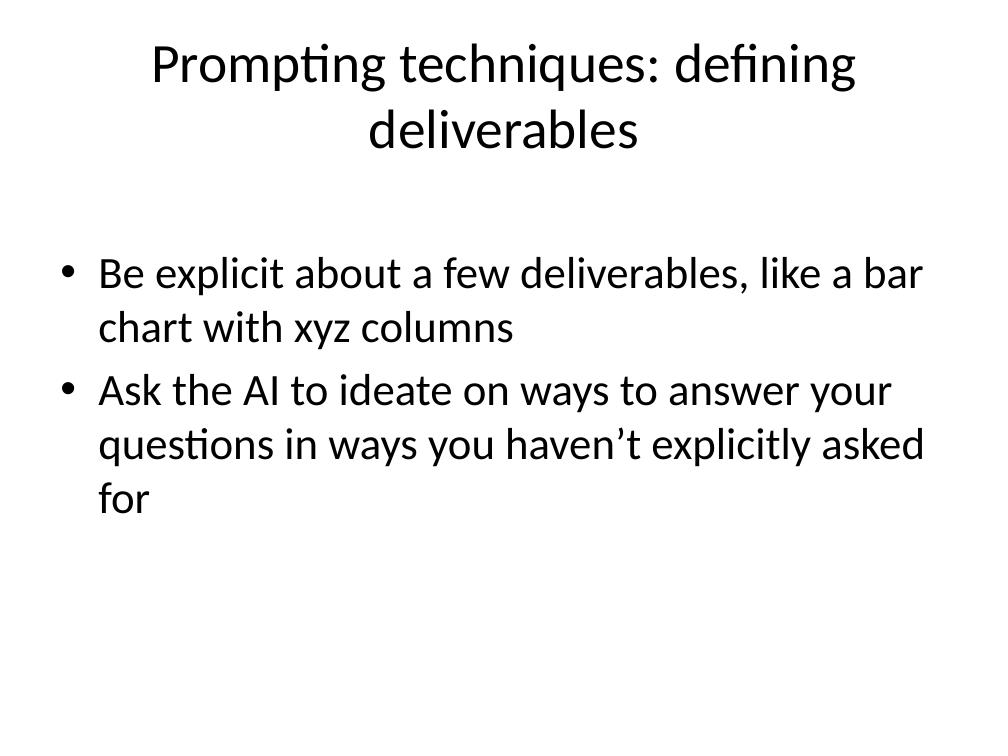
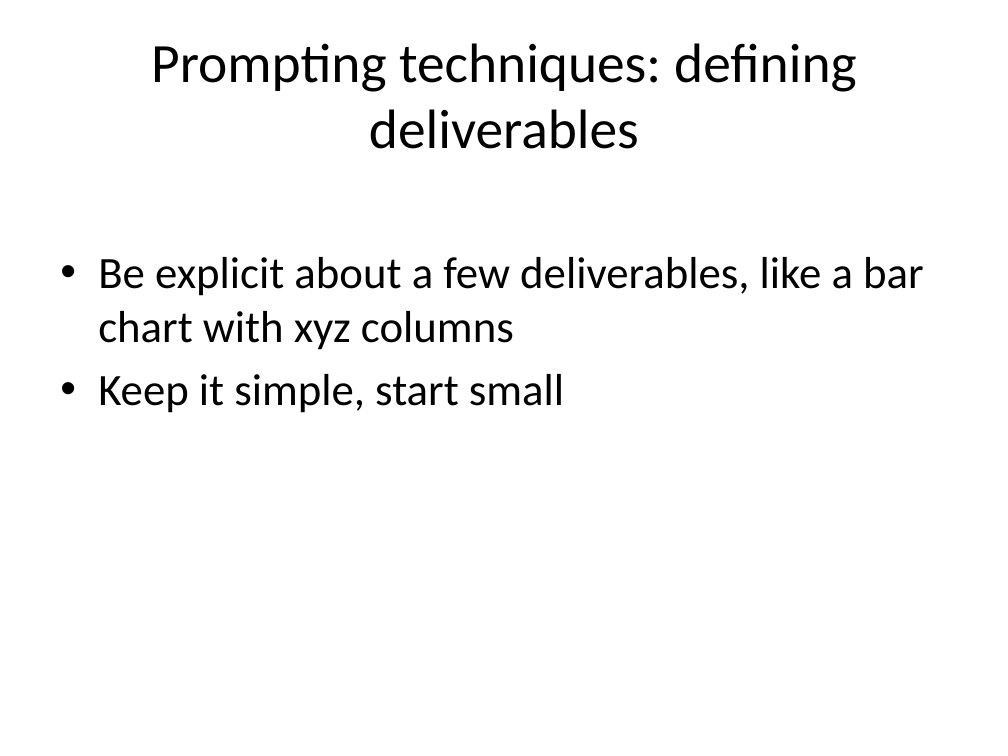
Before and after one commit to conormackey/disposable-webapps, a slide deck: slide 20 of demo_slides/llm_disposable_webapps_demo.pptx. Drawn at 1008x756 pixels with LibreOffice and Linux fonts; fonts in the diff are those of the drawing. Boxes give left, top, right and bottom in pixels: in the first picture for what was removed or moved away, otherwise in the second. Text is boxed around its words. In the diff, an @@ line names an element or a change of style, - is before the commit and + after.

Commit message:
slides edit

```diff
--- a/demo_slides/llm_disposable_webapps_demo.pptx
+++ b/demo_slides/llm_disposable_webapps_demo.pptx
@@ text at <box>98,374,564,413</box>: text changed @@
-• Ask the AI to ideate on ways to answer your questions in ways you haven’t explicitly asked for
+• Keep it simple, start small
```
Also in this commit, not shown: 2 other slides changed, 4 other files.
